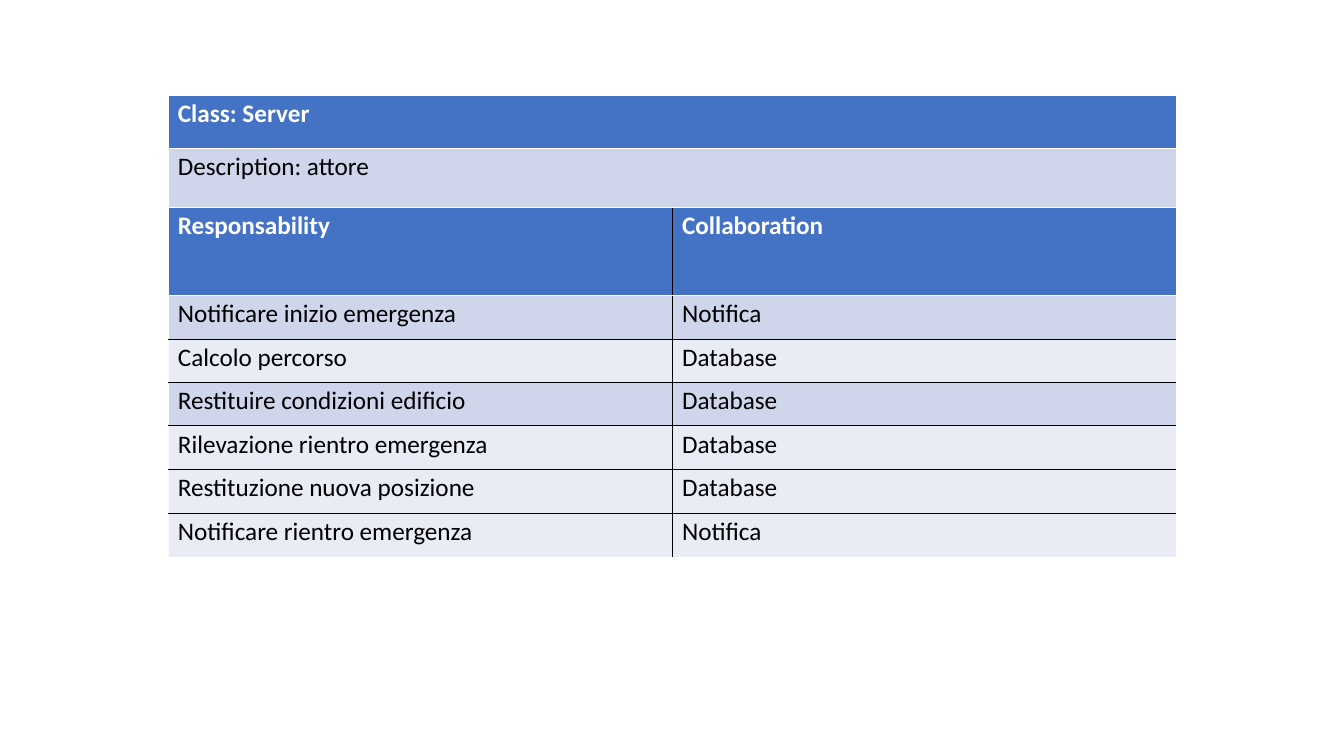
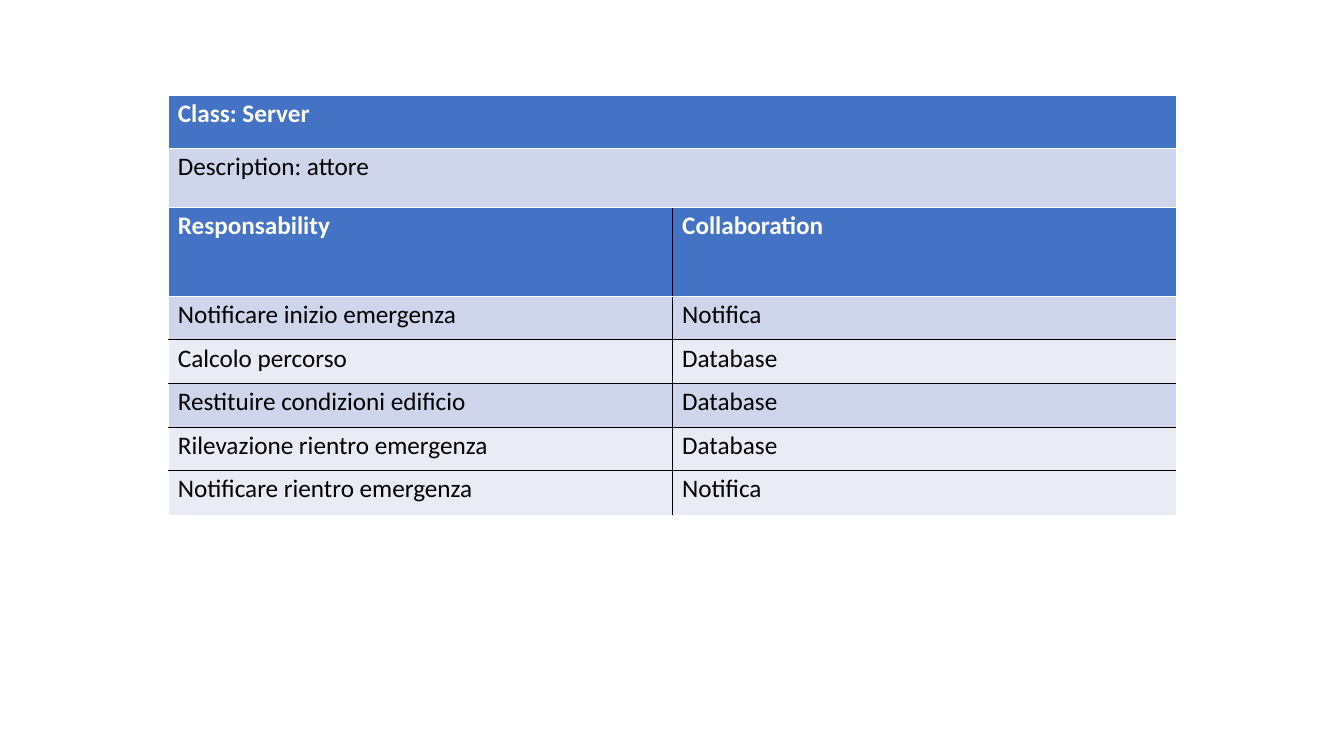
Before and after one commit to ecorradini/ProgettoIDS, a slide deck: slide 2 of AnalisiRequisiti/CRC/UT4/CRC_UT4.ppt. Drawn at 1344x756 pixels with LibreOffice and Linux fonts; fonts in the diff are those of the drawing. Boxes give left, top, right and bottom in pixels: in the first picture for what was removed or moved away, otherwise in the second. Text is boxed around its words. In the diff, an @@ line names an element or a change of style, - is before the commit and + after.

```diff
--- a/AnalisiRequisiti/CRC/UT4/CRC_UT4.ppt
+++ b/AnalisiRequisiti/CRC/UT4/CRC_UT4.ppt
@@ table at [168,207,1176,514] @@
-row 6: Restituzione nuova posizione | Database
```
Also in this commit, not shown: 2 other slides changed, 2 other files.
